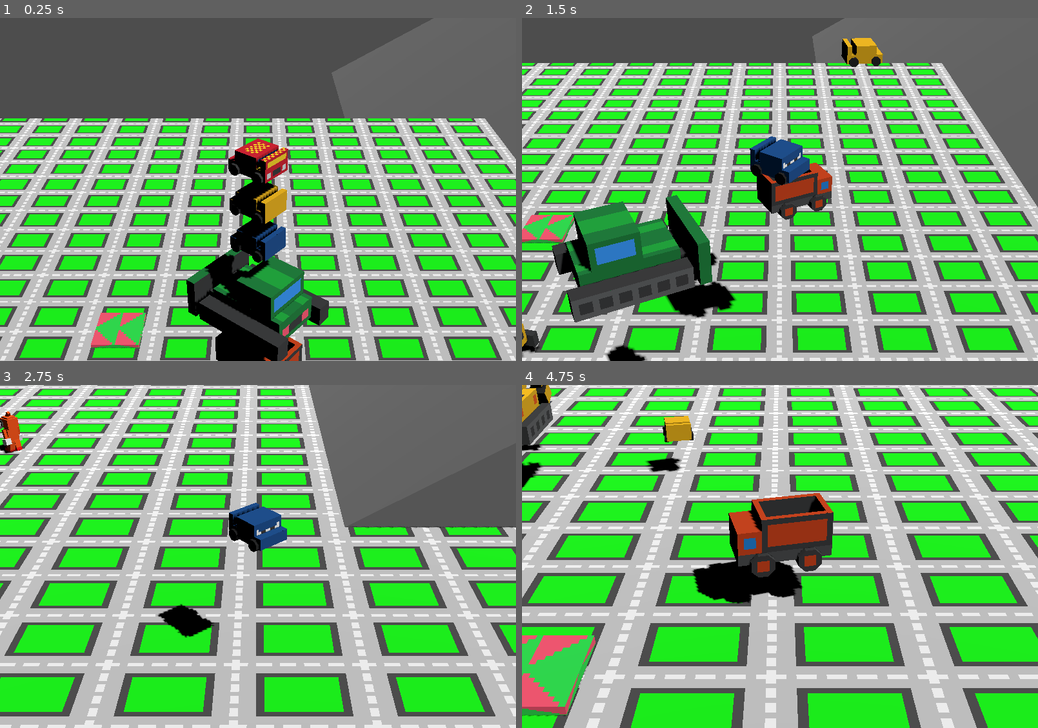
Above: before the commit, frames 1-4 (two rows, left to right).
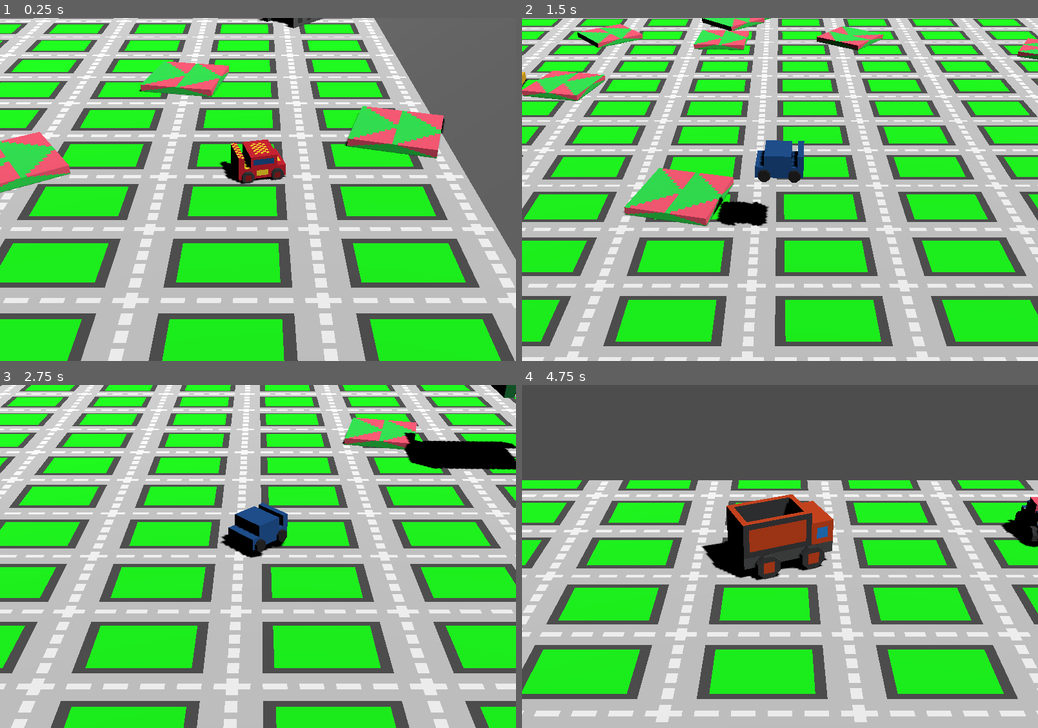
Above: after the commit, the same moments.

Repository: KYOHEI-ABC/CARS
Game: Godot game, scene res://main.tscn
Same seed, same stepped clock (60 frames per second), same inputs: the game is played once before the commit and once after it.
Inputs:
- Up to frame 1 (0.25 s): no input
- Up to frame 2 (1.5 s): tap Enter at 0.5, 1.35 s; hold D 0.53-1.28 s; tap Shift at 0.6 s; tap Space at 0.77 s; hold S from 1.28 s (still down)
- Up to frame 3 (2.75 s): tap Space at 1.52 s; release S at 2.03 s; hold D from 2.03 s (still down); tap Shift at 2.1 s
- Up to frame 4 (4.75 s): release D at 2.78 s; hold W 2.78-3.53 s; tap Enter at 2.85, 4.35 s; tap Space at 3.02, 3.77, 4.52 s; hold A from 3.53 s (still down); tap Shift at 3.6 s

The runs differ from the first frame. In frame 1, 72% of the frame differs, in the area x 0-100%, y 0-100%; in frame 2, 75%; in frame 3, 72%; in frame 4, 77%.

Commit message:
Add ball scene and script; instantiate balls and dash zones in main scene

Diff:
--- /dev/null
+++ b/ball.tscn
@@ -0,0 +1,29 @@
+[gd_scene load_steps=6 format=3 uid="uid://dwkufn1qq4han"]
+
+[ext_resource type="Script" uid="uid://bjfe4dnofnsoi" path="res://scripts/ball.gd" id="1_x8fbi"]
+
+[sub_resource type="PhysicsMaterial" id="PhysicsMaterial_cbx31"]
+friction = 0.8
+bounce = 5.0
+
+[sub_resource type="SphereShape3D" id="SphereShape3D_cbx31"]
+radius = 1.0
+
+[sub_resource type="StandardMaterial3D" id="StandardMaterial3D_x8fbi"]
+albedo_color = Color(1, 1, 0, 1)
+
+[sub_resource type="SphereMesh" id="SphereMesh_41u45"]
+material = SubResource("StandardMaterial3D_x8fbi")
+radius = 1.0
+height = 2.0
+
+[node name="RigidBody3D" type="RigidBody3D"]
+mass = 0.8
+physics_material_override = SubResource("PhysicsMaterial_cbx31")
+script = ExtResource("1_x8fbi")
+
+[node name="CollisionShape3D" type="CollisionShape3D" parent="."]
+shape = SubResource("SphereShape3D_cbx31")
+
+[node name="MeshInstance3D" type="MeshInstance3D" parent="CollisionShape3D"]
+mesh = SubResource("SphereMesh_41u45")
--- a/dash_zone.tscn
+++ b/dash_zone.tscn
@@ -16,6 +16,7 @@
 size = Vector3(1, 0.2, 1)
 
 [node name="Area3D" type="Area3D"]
+transform = Transform3D(2, 0, 0, 0, 2, 0, 0, 0, 2, 0, 0, 0)
 script = ExtResource("1_ynbs7")
 
 [node name="CollisionShape3D" type="CollisionShape3D" parent="."]
--- a/main.tscn
+++ b/main.tscn
@@ -1,8 +1,7 @@
-[gd_scene load_steps=11 format=3 uid="uid://bspiqu0w7xcr"]
+[gd_scene load_steps=10 format=3 uid="uid://bspiqu0w7xcr"]
 
 [ext_resource type="Script" uid="uid://dn1ec5l4c3v3g" path="res://scripts/main.gd" id="1_ig7tw"]
 [ext_resource type="Texture2D" uid="uid://dglw1m5i2ma38" path="res://assets/sprites/ground.png" id="2_0xm2m"]
-[ext_resource type="PackedScene" uid="uid://coepeduvwlyua" path="res://dash_zone.tscn" id="3_h2yge"]
 
 [sub_resource type="BoxShape3D" id="BoxShape3D_ig7tw"]
 size = Vector3(64, 1, 64)
@@ -77,15 +76,3 @@
 [node name="DirectionalLight3D" type="DirectionalLight3D" parent="Environment/Camera3D"]
 transform = Transform3D(0.848048, -0.280814, 0.449397, 0, 0.848048, 0.529919, -0.529919, -0.449397, 0.719186, 128, 0, 0)
 shadow_enabled = true
-
-[node name="Area3D" parent="Environment" instance=ExtResource("3_h2yge")]
-transform = Transform3D(-2, 0, -1.78814e-07, 0, 2, 0, 1.78814e-07, 0, -2, -15, 0, -9)
-
-[node name="Area3D2" parent="Environment" instance=ExtResource("3_h2yge")]
-transform = Transform3D(-8.74228e-08, 0, 2, 0, 2, 0, -2, 0, -8.74228e-08, -6, 0, -9)
-
-[node name="Area3D3" parent="Environment" instance=ExtResource("3_h2yge")]
-transform = Transform3D(2, 0, 0, 0, 2, 0, 0, 0, 2, -6, 0, 0)
-
-[node name="Area3D4" parent="Environment" instance=ExtResource("3_h2yge")]
-transform = Transform3D(5.96046e-08, 0, -2, 0, 2, 0, 2, 0, 5.96046e-08, -15, 0, 0)
--- /dev/null
+++ b/scripts/ball.gd
@@ -0,0 +1,15 @@
+extends RigidBody3D
+
+func _ready() -> void:
+	var mesh = $CollisionShape3D/MeshInstance3D
+
+	var material = mesh.get_active_material(0).duplicate()
+
+	# 2. ランダムな色を生成
+	var random_color = Color.from_hsv(randf(), 1, 1)
+
+	# 3. アルベド色（基本色）に設定
+	material.albedo_color = random_color
+
+	# 4. 複製したマテリアルを自分自身にセットし直す
+	mesh.set_surface_override_material(0, material)
--- a/scripts/main.gd
+++ b/scripts/main.gd
@@ -16,6 +16,18 @@
 		characters.append(Character.new(i))
 	for character in characters:
 		add_child(character)
+		character.body.position.x = (randf() - 0.5) * 50
+		character.body.position.z = (randf() - 0.5) * 50
+
+	for i in range(16):
+		add_child(load("res://ball.tscn").instantiate())
+
+	for i in range(32):
+		var dz = load("res://dash_zone.tscn").instantiate()
+		add_child(dz)
+		dz.position.x = (randf() - 0.5) * 50
+		dz.position.z = (randf() - 0.5) * 50
+		dz.rotation.y = deg_to_rad(randf() * 360)
 
 
 func _process(_delta: float) -> void:
